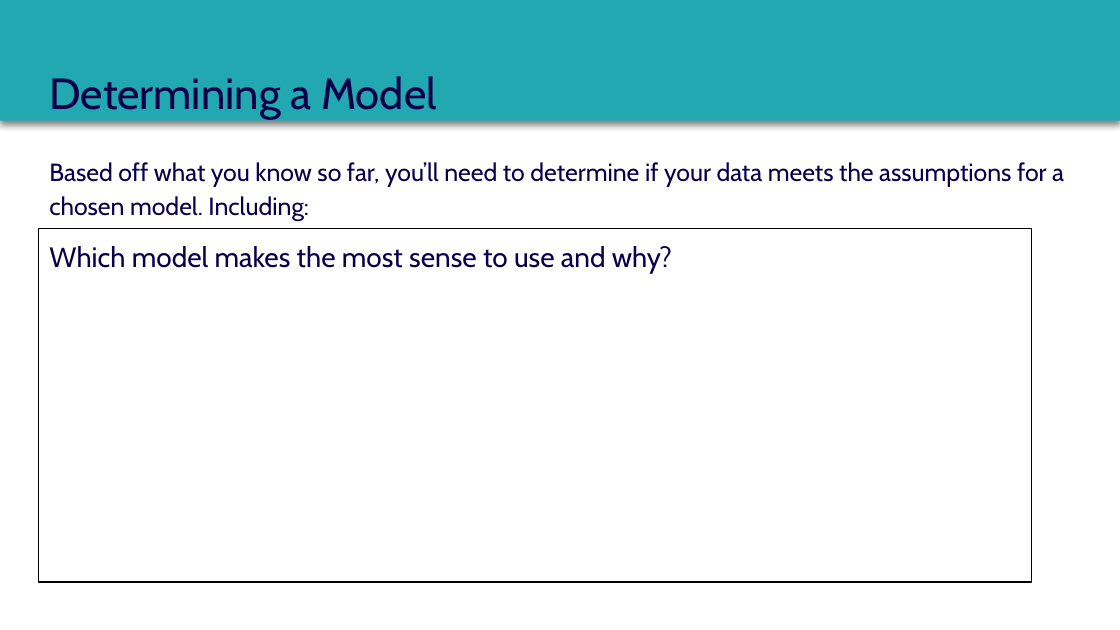
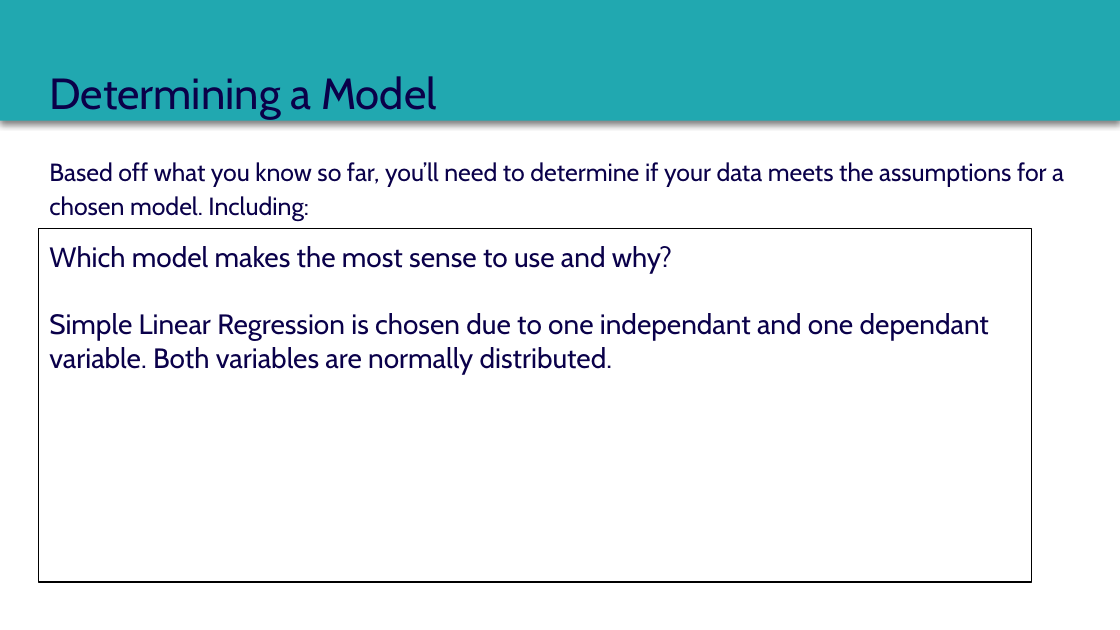
Before and after one commit to dennislamcv1/MetaMarketingAnalytics, a slide deck: slide 17 of Statistics for Marketing/Course 3 Capstone Deck.pptx (slide 18 before the commit). Drawn at 1120x630 pixels with LibreOffice and Linux fonts; fonts in the diff are those of the drawing. Boxes give left, top, right and bottom in pixels: in the first picture for what was removed or moved away, otherwise in the second. Text is boxed around its words. In the diff, an @@ line names an element or a change of style, - is before the commit and + after.

```diff
--- a/Statistics for Marketing/Course 3 Capstone Deck.pptx
+++ b/Statistics for Marketing/Course 3 Capstone Deck.pptx
@@ text in rectangle at [49,313,989,375]: paragraph added @@
+Simple Linear Regression is chosen due to one independant and one dependant variable. Both variables are normally distributed.
```
Also in this commit, not shown: 14 other slides changed, 1 slide removed, 7 other files.
